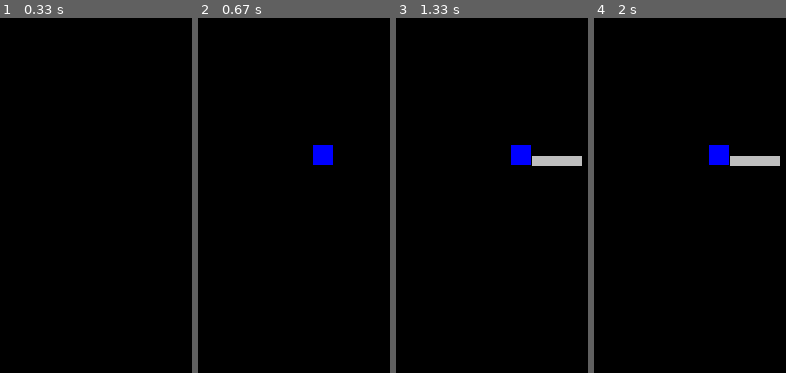
Above: before the commit, frames 1-4 (left to right).
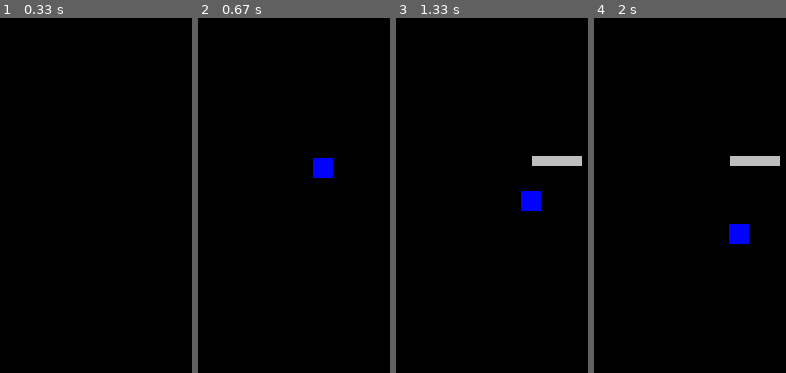
Above: after the commit, the same moments.

Repository: GoldmanYT/yandex_lyceum
Game: pygame game, started from main.py
Same seed, same stepped clock (60 frames per second), same inputs: the game is played once before the commit and once after it.
Inputs (mouse positions are in pixels of both pictures, inside the frame that each line leads up to):
- Up to frame 1 (0.33 s): no input
- Up to frame 2 (0.67 s): right-click (313, 145) at 0.38 s
- Up to frame 3 (1.33 s): hold Right 0.67-1.13 s; click (532, 156) at 1.22 s
- Up to frame 4 (2 s): hold Right 1.5-1.97 s

Frame 1 is identical in both runs. In frame 2, 0.8% of the frame differs, in the area x 59-71%, y 35-46%; in frame 3, 1.2%, in the area x 59-76%, y 35-55%; in frame 4, 1.2%.

Commit message:
Платформы

Diff:
--- a/bombs.py
+++ /dev/null
@@ -1,51 +0,0 @@
-import pygame as pg
-from sys import exit
-from random import randint
-
-
-class Ball(pg.sprite.Sprite):
-    def __init__(self):
-        super().__init__(all_sprites)
-        self.image = pg.image.load('data/bomb.png')
-        w, h = self.image.get_size()
-        while True:
-            x, y = randint(0, W - w), randint(0, H - h)
-            self.rect = pg.Rect(x, y, w, h)
-            collide_with = pg.sprite.spritecollide(self, all_sprites, False)
-            collide_with.remove(self)
-            if not collide_with:
-                break
-        self.triggered = False
-
-    def update(self, x, y):
-        if self.rect.x <= x <= self.rect.right and self.rect.y <= y <= self.rect.bottom:
-            self.triggered = True
-            if self.triggered:
-                w, h = self.image.get_size()
-                self.image = pg.image.load('data/boom.png')
-                self.image = pg.transform.smoothscale(self.image, (w, h))
-
-
-W, H = 600, 600
-
-pg.init()
-screen = pg.display.set_mode((W, H))
-
-all_sprites = pg.sprite.Group()
-
-for i in range(10):
-    Ball()
-
-while True:
-    for event in pg.event.get():
-        if event.type == pg.QUIT:
-            pg.quit()
-            exit()
-        elif event.type == pg.MOUSEBUTTONDOWN:
-            x, y = event.pos
-            for bomb in all_sprites:
-                bomb.update(x, y)
-
-    screen.fill('black')
-    all_sprites.draw(screen)
-    pg.display.flip()
--- a/main.py
+++ b/main.py
@@ -4,29 +4,27 @@
 class Player(pg.sprite.Sprite):
     def __init__(self, x, y, *group):
         super().__init__(*group)
-        self.x, self.y = x, y
         self.image = pg.Surface((20, 20), pg.SRCALPHA)
         pg.draw.rect(self.image, 'blue', (0, 0, 20, 20))
-        self.rect = pg.Rect((self.x, self.y, 20, 20))
+        self.rect = pg.Rect((x, y, 20, 20))
 
     def update(self):
-        self.rect = pg.Rect((self.x, self.y, 20, 20))
-
-    def move_to(self, x, y):
-        self.x, self.y = x, y
+        self.rect.move_ip(0, vertical_speed)
+        collide_with = pg.sprite.spritecollide(self, all_sprites, False)
+        collide_with.remove(self)
+        if collide_with:
+            self.rect.move_ip(0, -self.rect.bottom + min(sprite.rect.y for sprite in collide_with))
 
     def move(self, dx, dy):
-        self.x += dx * 10
-        self.y += dy * 10
+        self.rect.move_ip(dx, dy)
 
 
 class Platform(pg.sprite.Sprite):
     def __init__(self, x, y, *group):
         super().__init__(*group)
-        self.x, self.y = x, y
         self.image = pg.Surface((50, 10), pg.SRCALPHA)
         pg.draw.rect(self.image, 'gray', (0, 0, 50, 10))
-        self.rect = pg.Rect(self.x, self.y, 50, 10)
+        self.rect = pg.Rect(x, y, 50, 10)
 
 
 pg.init()
@@ -38,7 +36,8 @@
 clock = pg.time.Clock()
 run = True
 FPS = 50
-v = 1 * FPS / 1000
+vertical_speed = 50 / FPS
+horizontal_speed = 10
 
 while run:
     for event in pg.event.get():
@@ -48,7 +47,16 @@
             if event.button == 1:
                 Platform(*event.pos, all_sprites)
             elif event.button == 3:
-                Player(*event.pos, all_sprites)
+                player = Player(*event.pos, all_sprites)
+        elif event.type == pg.KEYDOWN:
+            if event.key == pg.K_LEFT:
+                for sprite in all_sprites:
+                    if isinstance(sprite, Player):
+                        sprite.move(-10, 0)
+            elif event.key == pg.K_RIGHT:
+                for sprite in all_sprites:
+                    if isinstance(sprite, Player):
+                        sprite.move(10, 0)
 
     screen.fill('black')
 
Binary file removed: data/bomb.png
Binary file removed: data/boom.png
